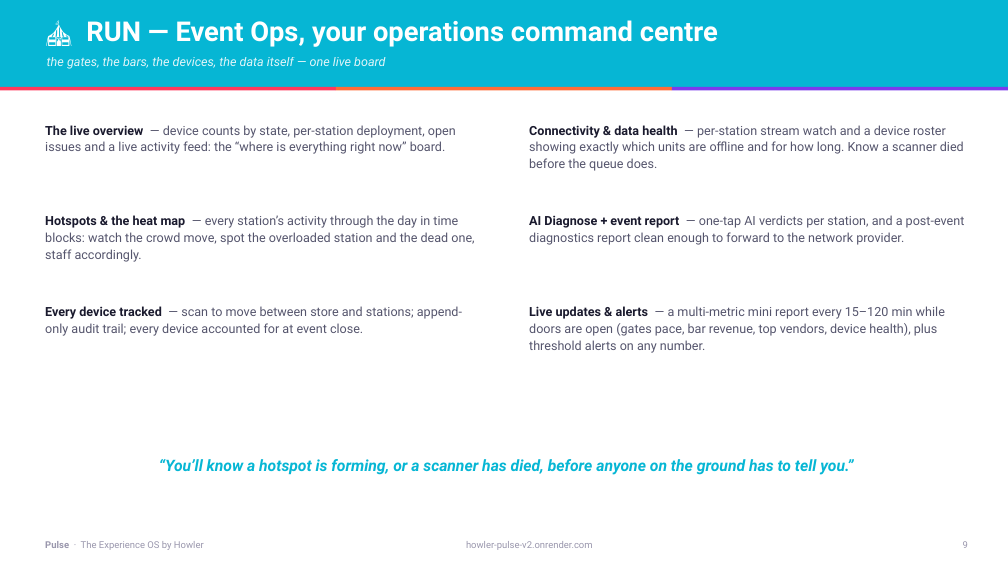
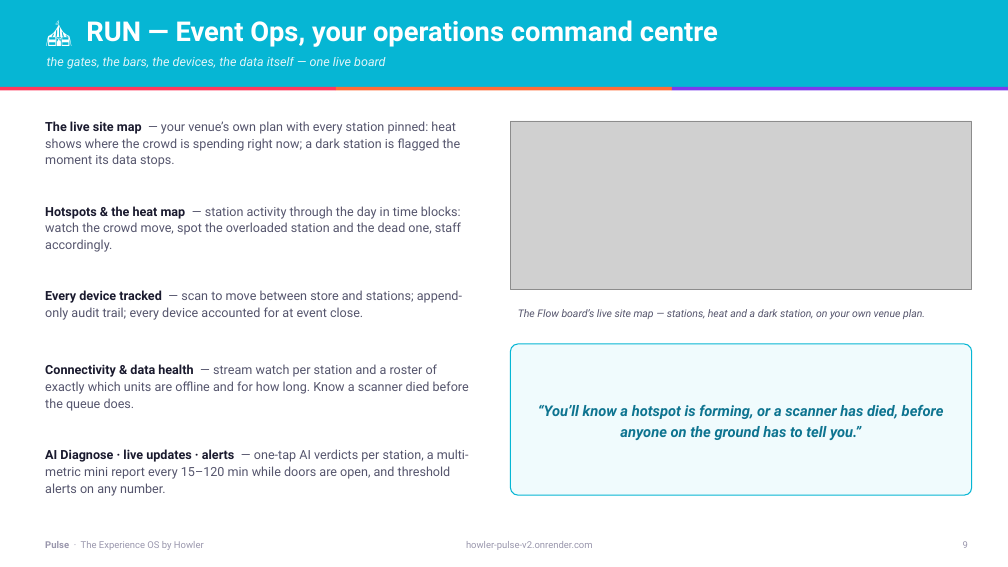
Before and after one commit to Shai-Xai/Shai-looker2, a slide deck: slide 9 of docs/sales-collateral/Pulse-Sales-Deck.pptx. Drawn at 1008x567 pixels with LibreOffice and Linux fonts; fonts in the diff are those of the drawing; grey boxes stand for pictures. Boxes give left, top, right and bottom in pixels: in the first picture for what was removed or moved away, otherwise in the second. Text is boxed around its words. In the diff, an @@ line names an element or a change of style, - is before the commit and + after.

```diff
--- a/docs/sales-collateral/Pulse-Sales-Deck.pptx
+++ b/docs/sales-collateral/Pulse-Sales-Deck.pptx
@@ text at box(45, 121, 461, 167): text changed @@
-The live overview — device counts by state, per-station deployment, open issues and a live activity feed: the “where is everything right now” board.
+The live site map — your venue’s own plan with every station pinned: heat shows where the crowd is spending right now; a dark station is flagged the moment its data stops.
@@ picture added at box(510, 121, 972, 290) @@
@@ text at box(45, 206, 461, 252): text changed @@
-Hotspots & the heat map — every station’s activity through the day in time blocks: watch the crowd move, spot the overloaded station and the dead one, staff accordingly.
+Hotspots & the heat map — station activity through the day in time blocks: watch the crowd move, spot the overloaded station and the dead one, staff accordingly.
@@ text "Every device tracked — scan ...": place and size @@
-text "Every device tracked — scan ..." at box(45, 306, 462, 336)
+text "Every device tracked — scan ..." at box(45, 290, 462, 320)
@@ text added at box(518, 309, 925, 319), 10 pt, text #55556D, italic @@
+The Flow board’s live site map — stations, heat and a dark station, on your own venue plan.
@@ text removed at box(529, 306, 945, 353) @@
-Live updates & alerts — a multi-metric mini report every 15–120 min while doors are open (gates pace, bar revenue, top vendors, device health), plus threshold alerts on any number.
@@ rounded rectangle added at box(510, 344, 972, 495), fill #F0FBFD, outline #06B6D4 1 pt @@
@@ text "“You’ll know a hotspot is ...": place and size @@
-text "“You’ll know a hotspot is ..." at box(159, 459, 853, 475)
+text "“You’ll know a hotspot is ..." at box(538, 405, 944, 440)
@@ text "“You’ll know a hotspot is ..." at box(538, 405, 944, 440): size 15 to 14 pt, text colour #06B6D4 to #0E7490; line spacing 1 to 20pt @@
@@ text at box(45, 364, 469, 411): text changed @@
-Connectivity & data health — per-station stream watch and a device roster showing exactly which units are offline and for how long. Know a scanner died before the queue does.
+Connectivity & data health — stream watch per station and a roster of exactly which units are offline and for how long. Know a scanner died before the queue does.
@@ text at box(45, 449, 469, 496): text changed @@
-AI Diagnose + event report — one-tap AI verdicts per station, and a post-event diagnostics report clean enough to forward to the network provider.
+AI Diagnose · live updates · alerts — one-tap AI verdicts per station, a multi-metric mini report every 15–120 min while doors are open, and threshold alerts on any number.
```
Also in this commit, not shown: 2 other slides changed, 1 slide added, 5 other files.
